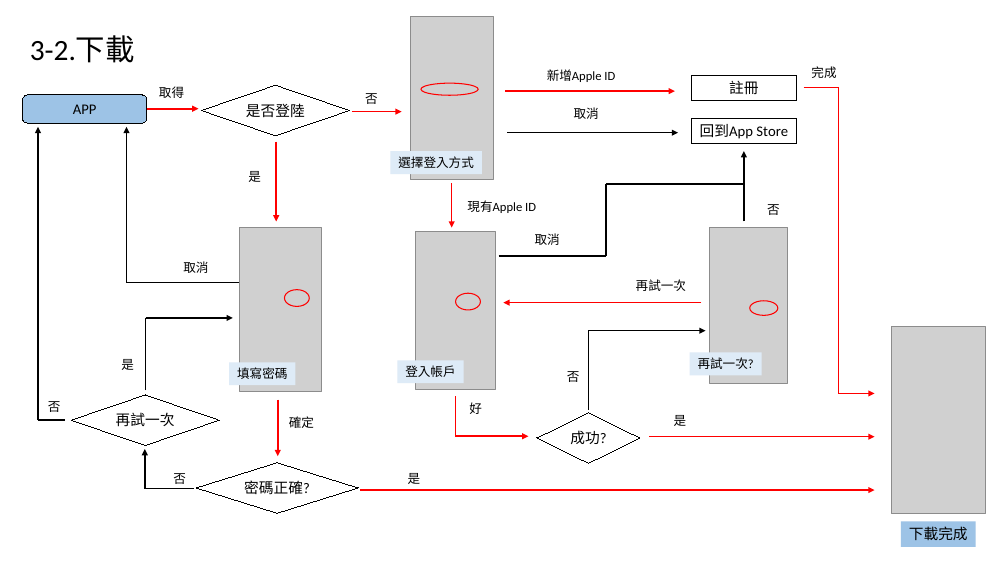
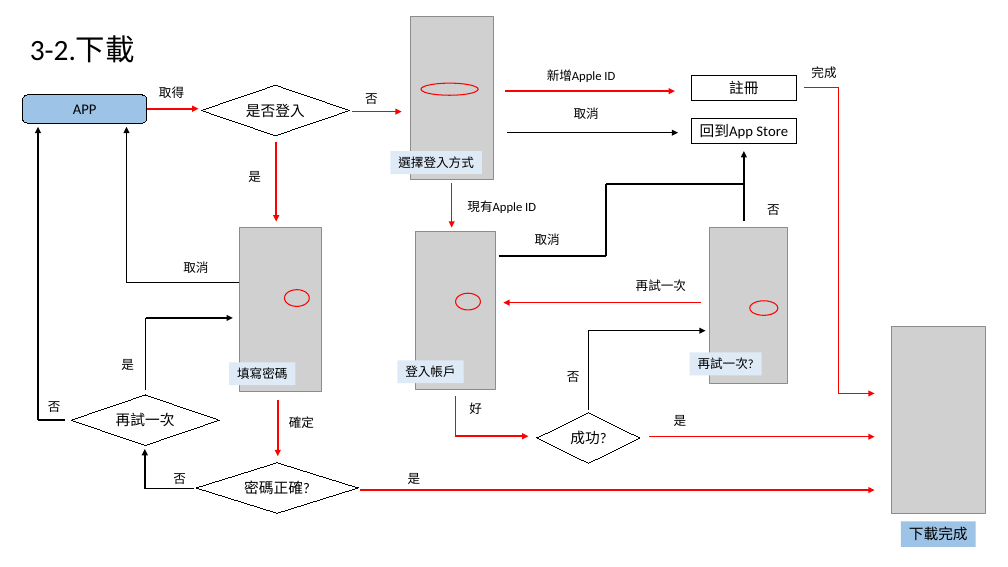
Before and after one commit to amyfu1998/APP_HK, a slide deck: slide 9 of wk6/ios設計.pptx. Drawn at 1008x567 pixels with LibreOffice and Linux fonts; fonts in the diff are those of the drawing; grey boxes stand for pictures. Boxes give left, top, right and bottom in pixels: in the first picture for what was removed or moved away, otherwise in the second. Text is boxed around its words. In the diff, an @@ line names an element or a change of style, - is before the commit and + after.

```diff
--- a/wk6/ios設計.pptx
+++ b/wk6/ios設計.pptx
@@ text in diamond at [246, 104, 305, 117]: text changed @@
-是否登陸
+是否登入
```
Also in this commit, not shown: 1 other file.
